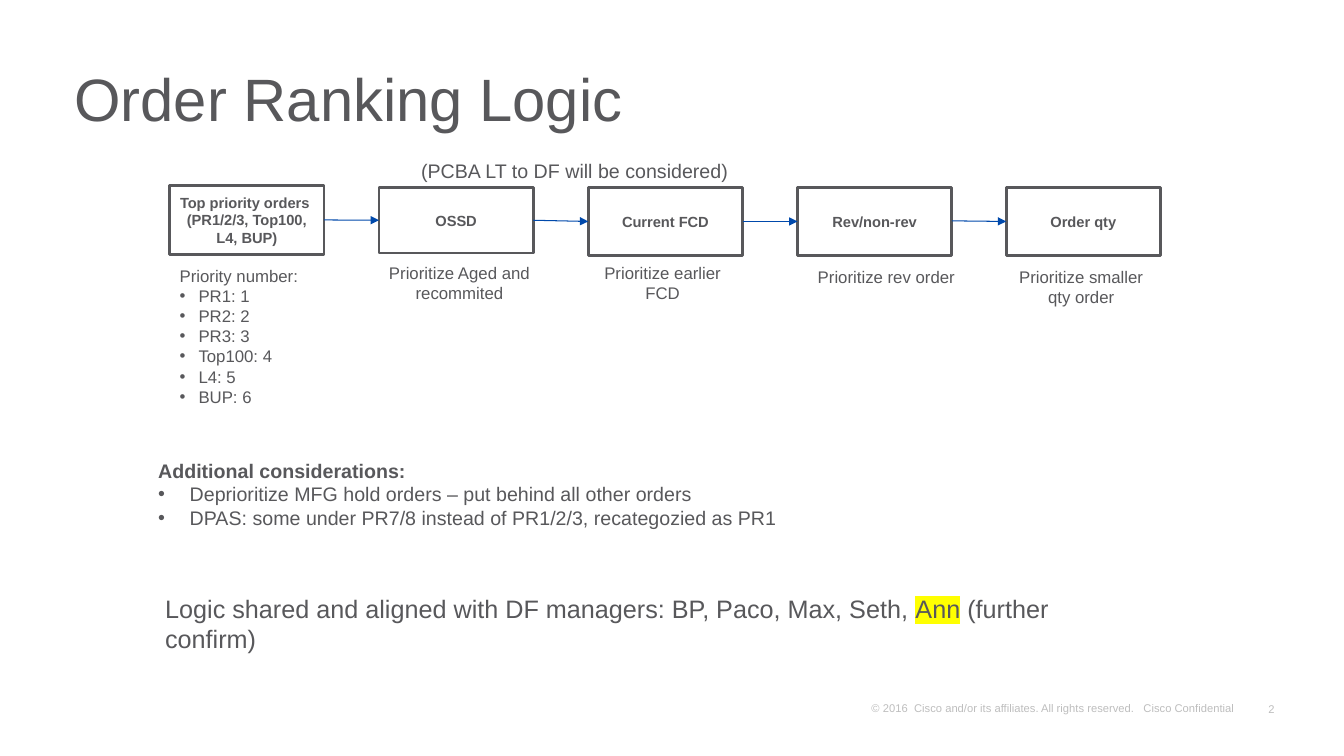
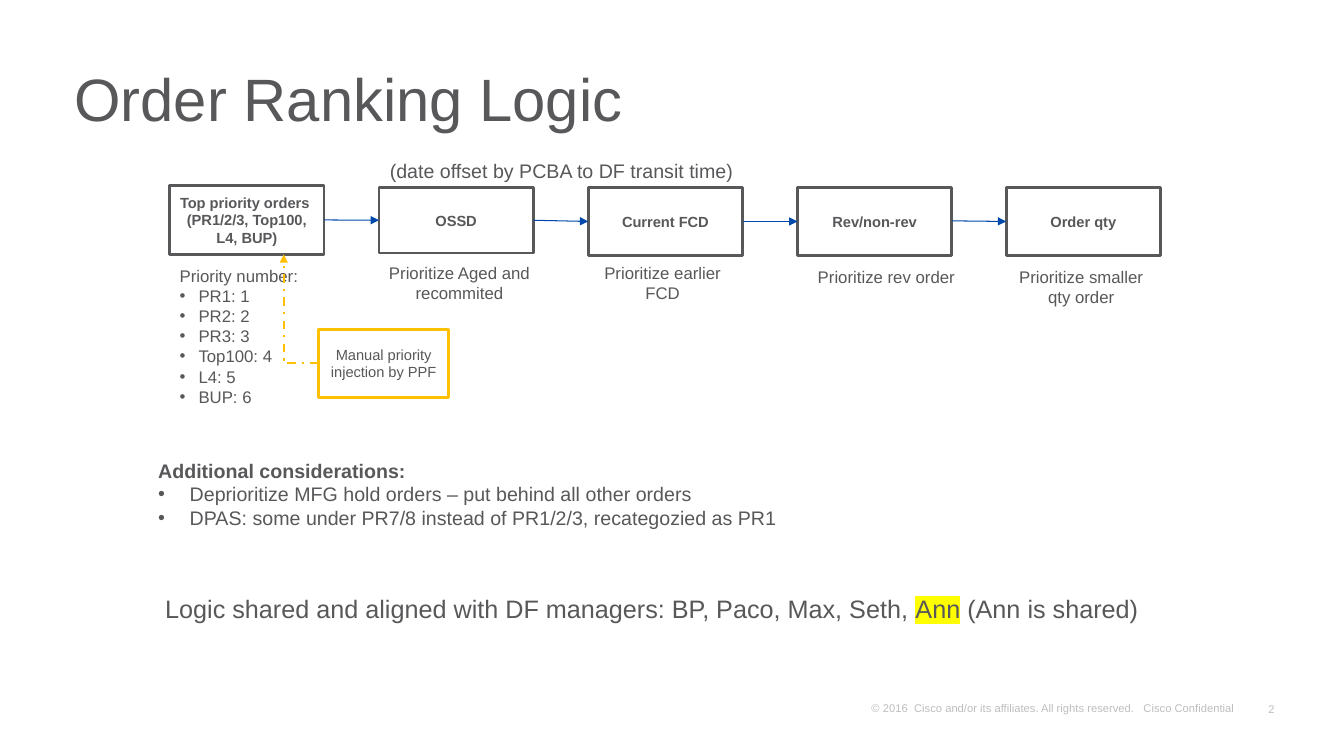
Before and after one commit to kenwang4585/pcba_allocation, a slide deck: slide 2 of PCBA allocation Sep 29.pptx. Drawn at 1344x756 pixels with LibreOffice and Linux fonts; fonts in the diff are those of the drawing; background and template pictures are left out. Boxes give left, top, right and bottom in pixels: in the first picture for what was removed or moved away, otherwise in the second. Text is boxed around its words. In the diff, an @@ line names an element or a change of style, - is before the commit and + after.

```diff
--- a/PCBA allocation Sep 29.pptx
+++ b/PCBA allocation Sep 29.pptx
@@ text at box(390, 164, 733, 182): text changed @@
-(PCBA LT to DF will be considered)
+(date offset by PCBA to DF transit time)
@@ elbow arrow added from (319, 363) to (284, 254), #FFC000 1.5 pt dashed @@
@@ rectangle added at box(319, 330, 449, 397), outline #FFC000 2 pt, 10.5 pt, text #58585B @@
+Manual priority injection by PPF
@@ text at box(165, 599, 1138, 623): text changed @@
-Logic shared and aligned with DF managers: BP, Paco, Max, Seth, Ann (further confirm)
+Logic shared and aligned with DF managers: BP, Paco, Max, Seth, Ann (Ann is shared)
```
Also in this commit, not shown: 2 other slides changed, 6 other files.
